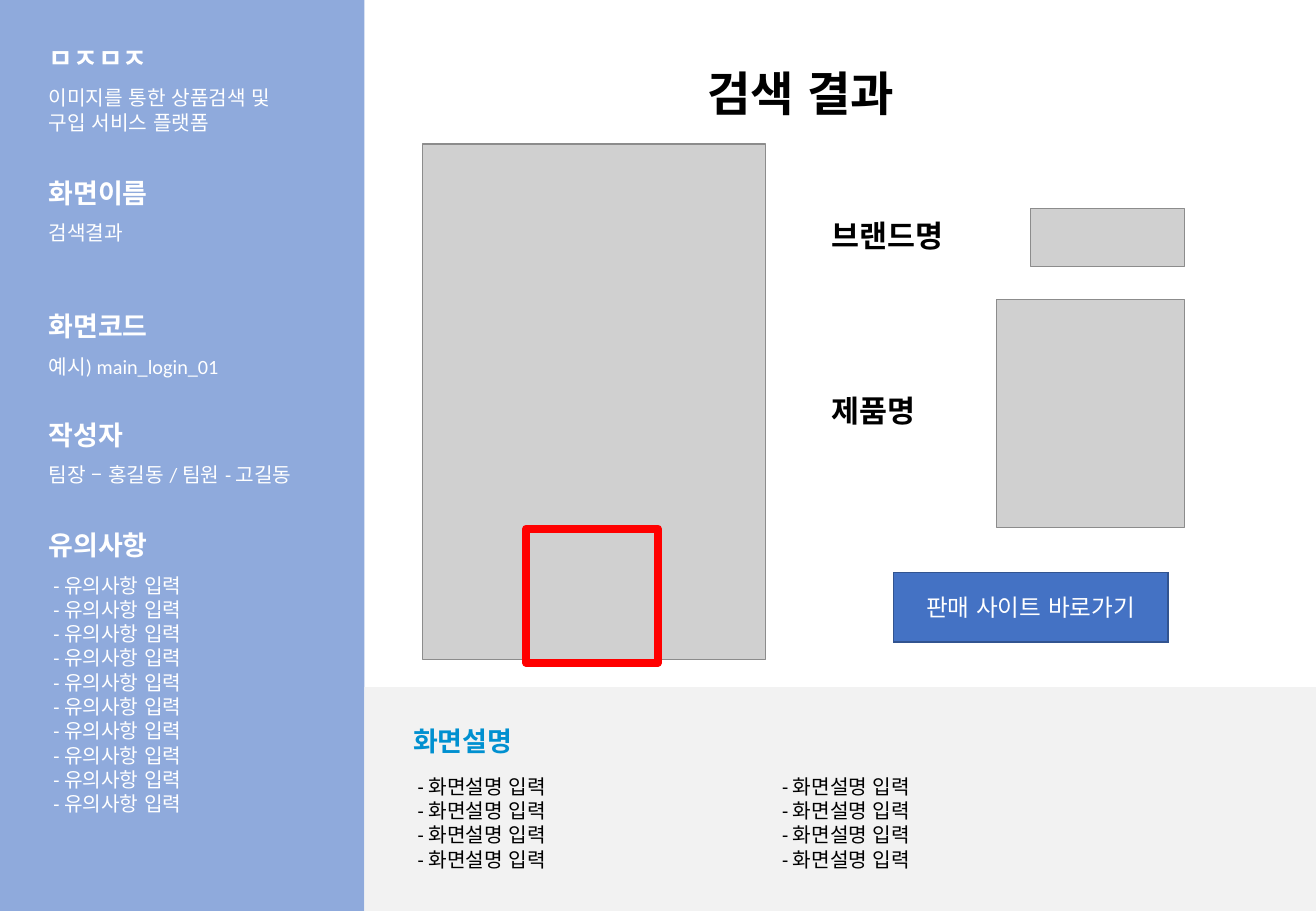
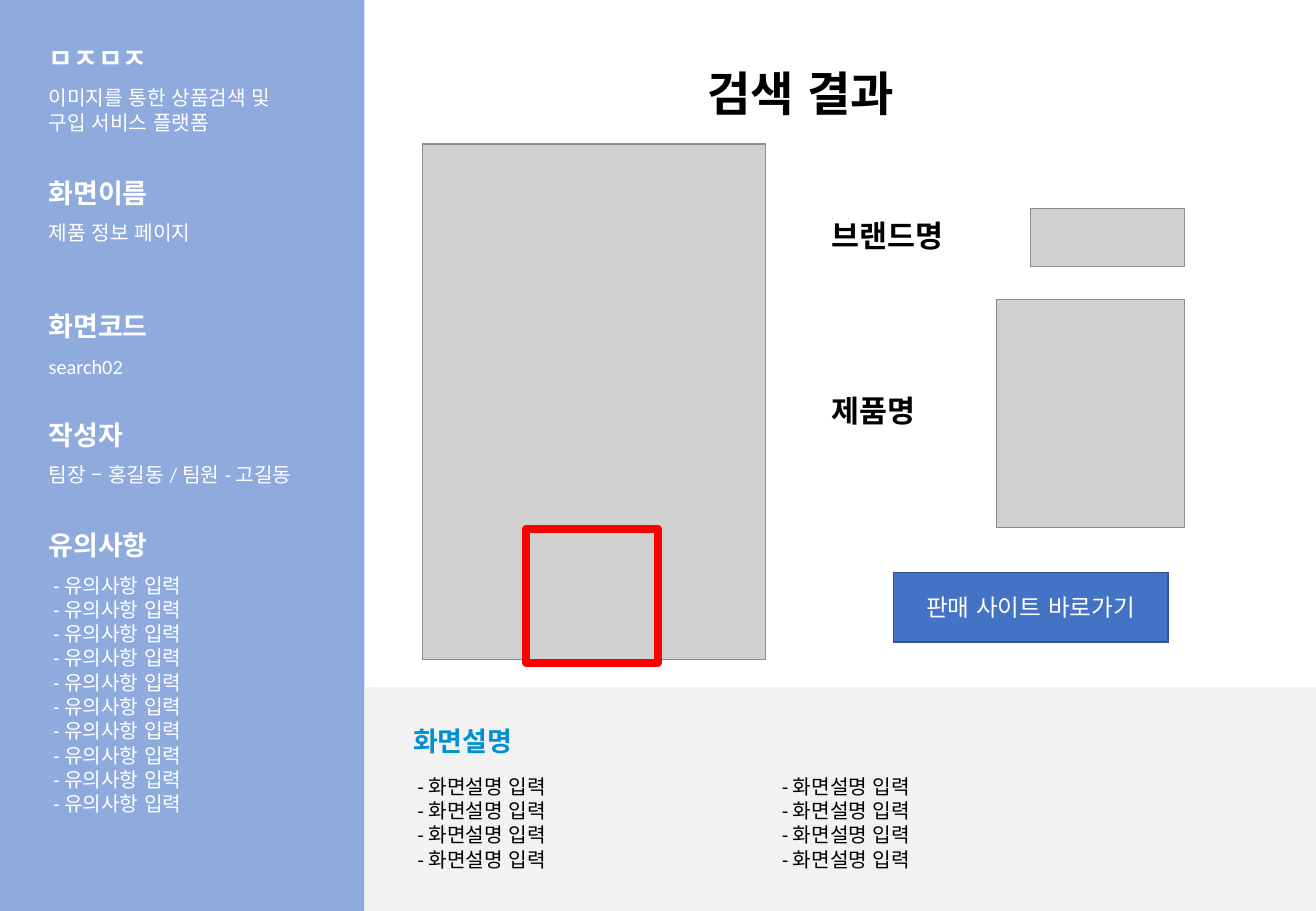
Before and after one commit to LeticiaKang/Project_Idol-Fandom-WebPlaform, a slide deck: slide 8 of 산출문서/화면설계서/화면설계서_서식(1조. HappyVirus).pptx (slide 14 before the commit). Drawn at 1316x911 pixels with LibreOffice and Linux fonts; fonts in the diff are those of the drawing; grey boxes stand for pictures. Boxes give left, top, right and bottom in pixels: in the first picture for what was removed or moved away, otherwise in the second. Text is boxed around its words. In the diff, an @@ line names an element or a change of style, - is before the commit and + after.

```diff
--- a/산출문서/화면설계서/화면설계서_서식(1조. HappyVirus).pptx
+++ b/산출문서/화면설계서/화면설계서_서식(1조. HappyVirus).pptx
@@ text at [49,223,190,242]: text changed @@
-검색결과
+제품 정보 페이지
@@ text at [49,360,123,374]: text changed @@
-예시) main_login_01
+search02
```
Also in this commit, not shown: 3 other slides changed, 4 slides removed.
